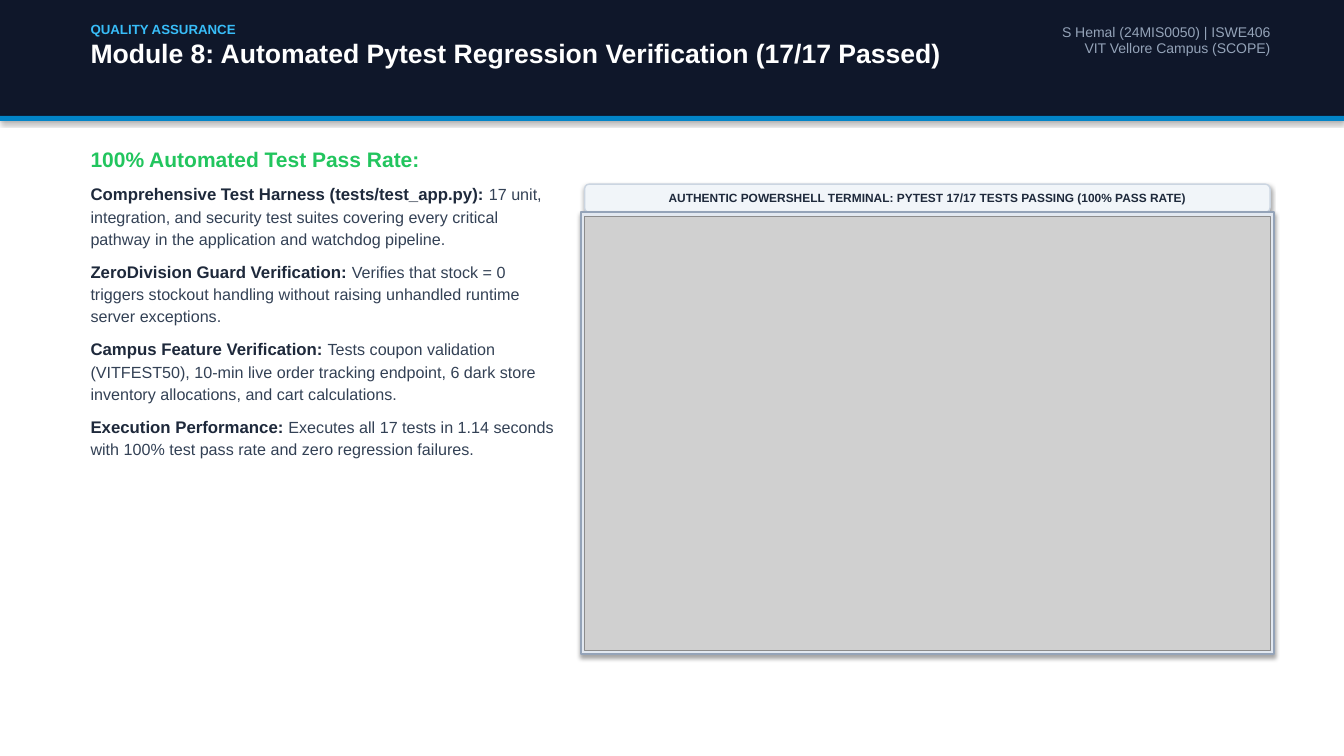
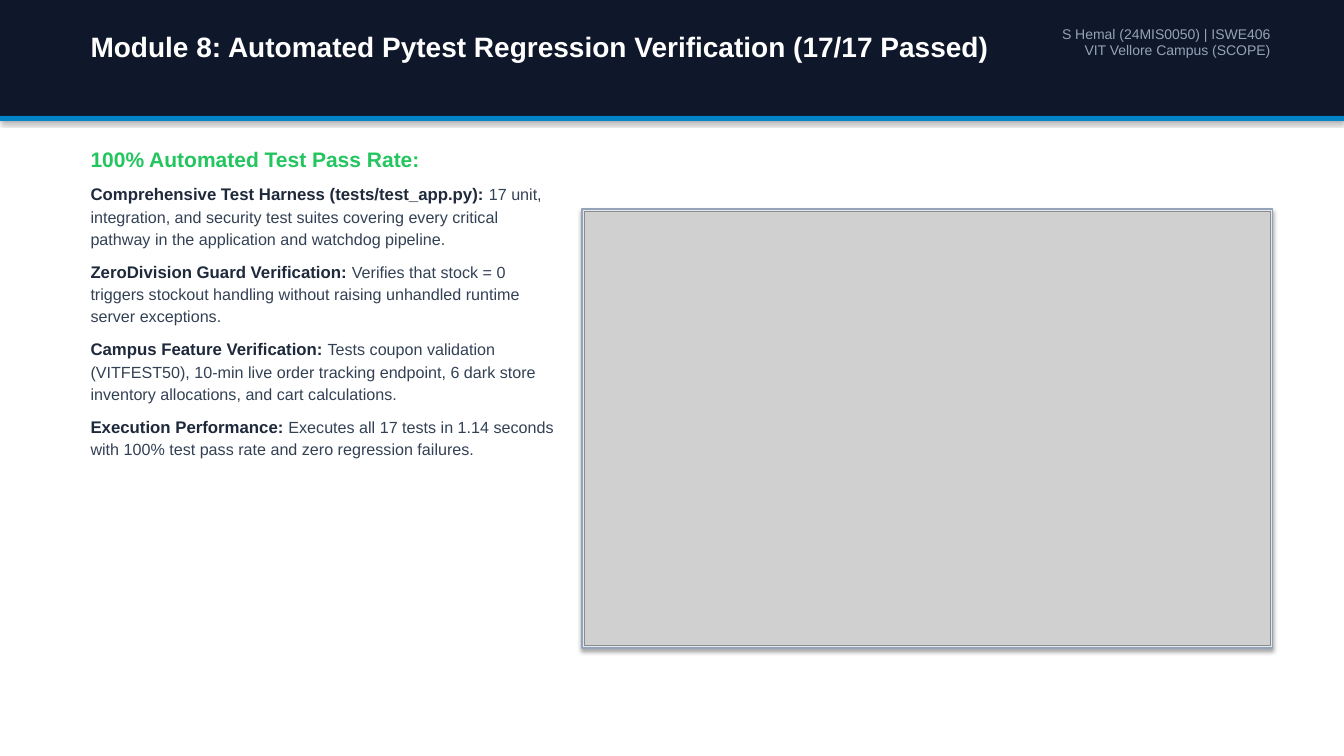
Before and after one commit to hemalexe/devopss-incident-watchdog, a slide deck: slide 13 of FlashMart_Incident_Watchdog_Application_Guide.pptx. Drawn at 1344x756 pixels with LibreOffice and Linux fonts; fonts in the diff are those of the drawing; grey boxes stand for pictures. Boxes give left, top, right and bottom in pixels: in the first picture for what was removed or moved away, otherwise in the second. Text is boxed around its words. In the diff, an @@ line names an element or a change of style, - is before the commit and + after.

```diff
--- a/FlashMart_Incident_Watchdog_Application_Guide.pptx
+++ b/FlashMart_Incident_Watchdog_Application_Guide.pptx
@@ text "Module 8: Automated Pytest Regression ..." moved from (x1=91, y1=24, x2=940, y2=69) to (x1=91, y1=36, x2=987, y2=62) @@
@@ text "Module 8: Automated Pytest Regression ..." at (x1=91, y1=36, x2=987, y2=62): size 19 to 20 pt @@
@@ text at (x1=91, y1=24, x2=236, y2=37): paragraph removed @@
-QUALITY ASSURANCE
@@ rectangle moved from (x1=581, y1=213, x2=1274, y2=655) to (x1=583, y1=209, x2=1273, y2=648) @@
@@ rectangle at (x1=583, y1=209, x2=1273, y2=648): outline #94A3B8 1.5 pt to #94A3B8 1.2 pt @@
@@ rounded rectangle removed at (x1=585, y1=185, x2=1270, y2=213) @@
-AUTHENTIC POWERSHELL TERMINAL: PYTEST 17/17 TESTS PASSING (100% PASS RATE)
@@ picture moved from (x1=585, y1=217, x2=1270, y2=651) to (x1=585, y1=212, x2=1270, y2=646) @@
```
Also in this commit, not shown: 13 other slides changed, 12 other files.
